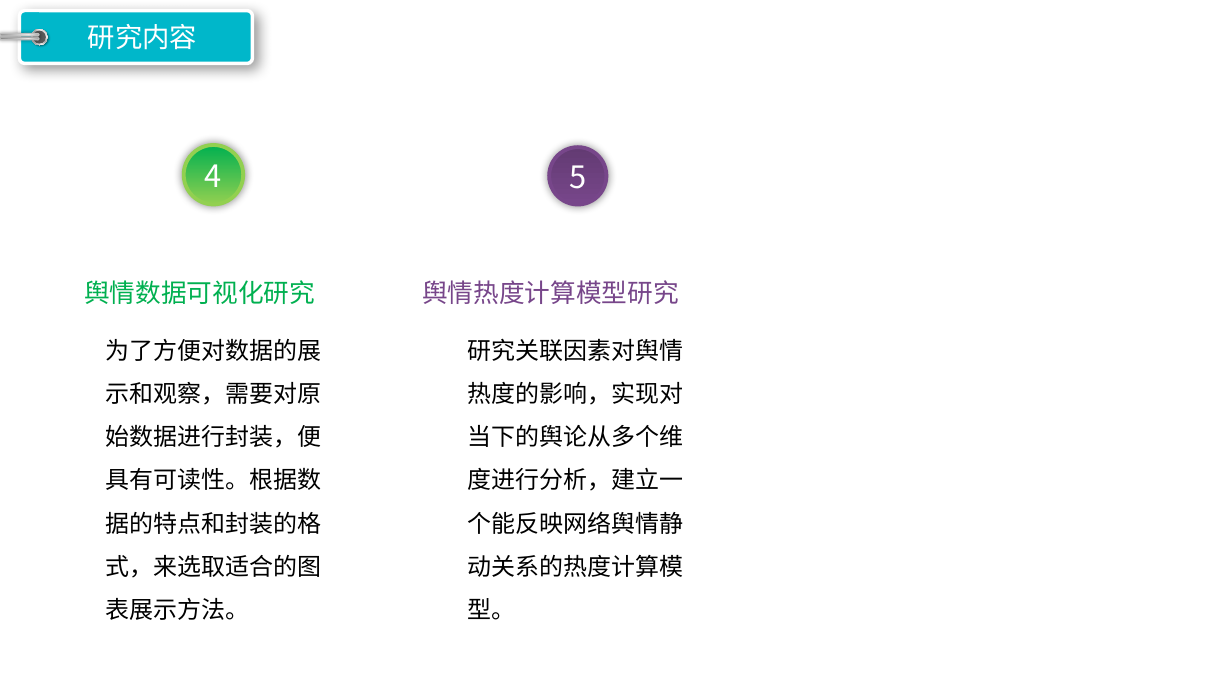
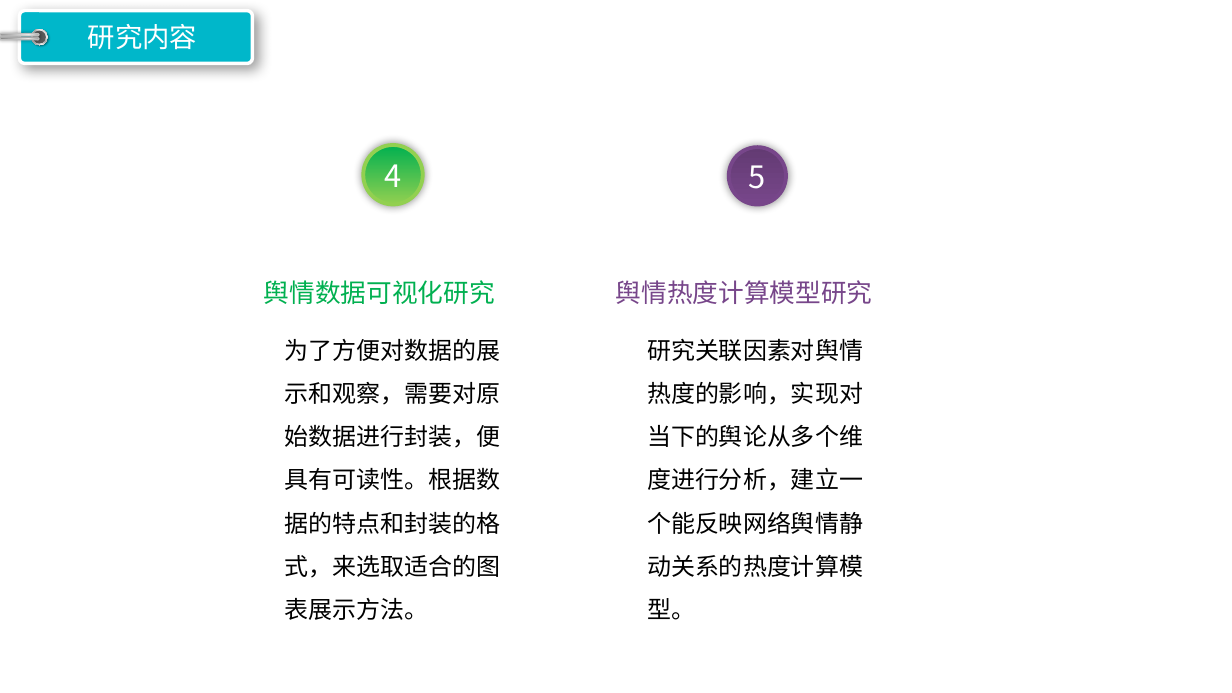
Before and after one commit to zhaobw61/Graduation-project, a slide deck: slide 9 of ppt/开题报告.pptx (slide 14 before the commit). Drawn at 1232x693 pixels with LibreOffice and Linux fonts; fonts in the diff are those of the drawing; background and template pictures are left out. Boxes give left, top, right and bottom in pixels: in the first picture for what was removed or moved away, otherwise in the second. Text is boxed around its words. In the diff, an @@ line names an element or a change of style, - is before the commit and + after.

```diff
--- a/ppt/开题报告.pptx
+++ b/ppt/开题报告.pptx
@@ 3 texts, 2 ellipses: place and size @@
-3 texts, 2 ellipses at bbox=[84, 145, 684, 620]
+3 texts, 2 ellipses at bbox=[264, 145, 863, 620]
@@ text "舆情热度计算模型研究": place and size @@
-text "舆情热度计算模型研究" at bbox=[422, 280, 679, 304]
+text "舆情热度计算模型研究" at bbox=[616, 280, 873, 304]
```
Also in this commit, not shown: 6 other slides changed, 4 slides added, 8 slides removed.
